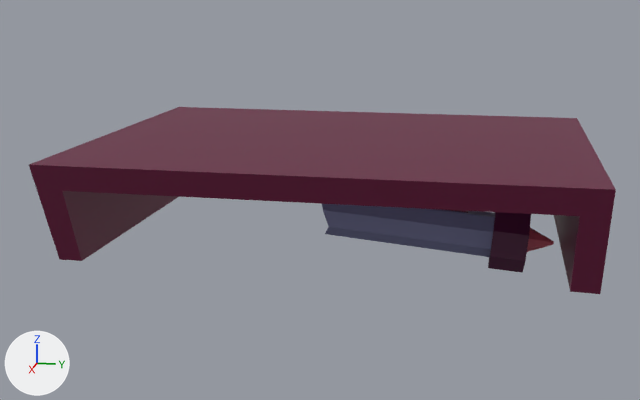
An edit to the FBX model Proyecto Final/Assets/Assets/3D/Jefe/JefeT.fbx, drawn before and after from the same camera.
Rendered twice from a 50 mm camera at (7.2, 1.24, 5.26) aimed at (0.03, -0.19, 3.47). Arrows for +X, +Y and +Z are at lower left; the lights stay in place. The picture after the commit comes second. Where no turn or scale is listed for an object, it has been applied to the vertices.

The first picture shows 'Rayo laser', 'Techo'.
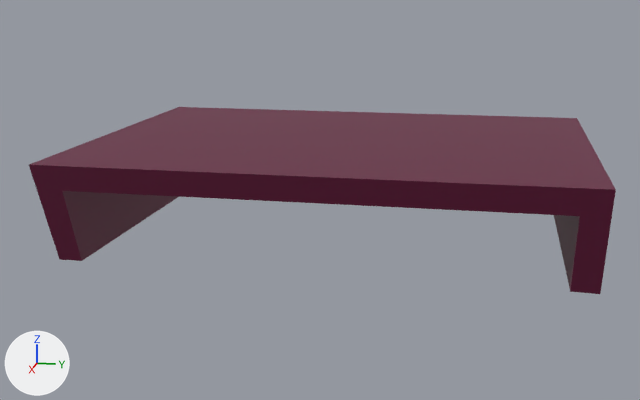
The change, as a list of edits to the scene's bpy script:
```text
Remove ob_rayo_laser:
    ob_rayo_laser = bpy.data.objects.new('Rayo laser', me_cylinder_001)
    ob_rayo_laser.location = (0.0, 0.0, 0.0)
```

Where the change shows, as pixel boxes [x1, y1, x2, y2] in the pictures (640 x 400 px):
'Rayo laser', deleted (blue): before [322, 204, 554, 273]
